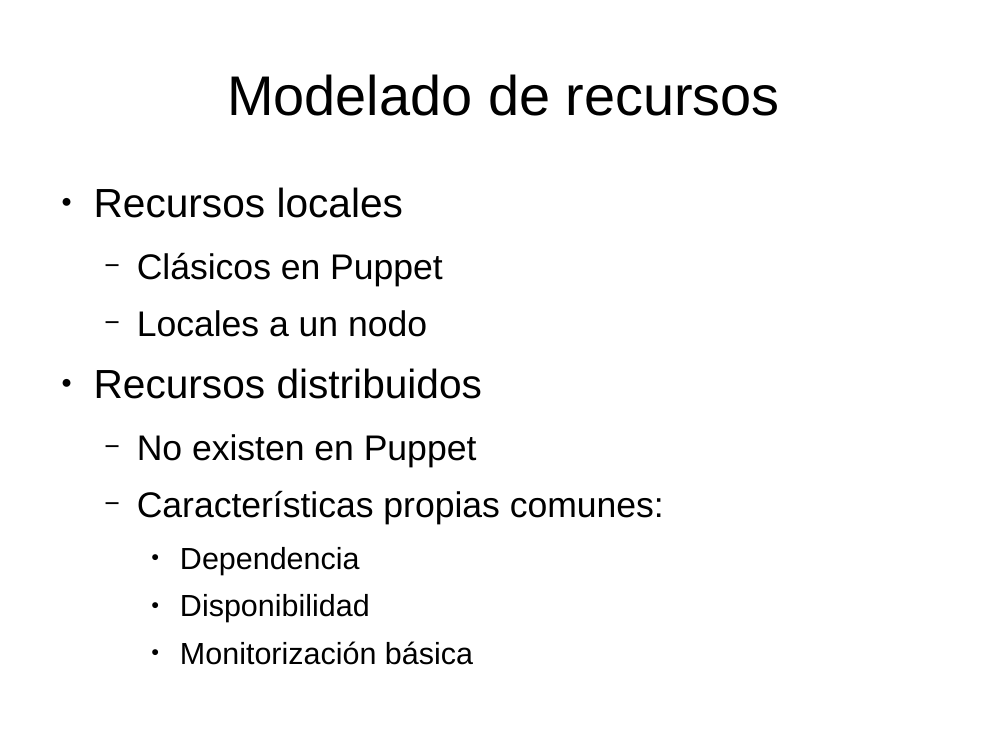
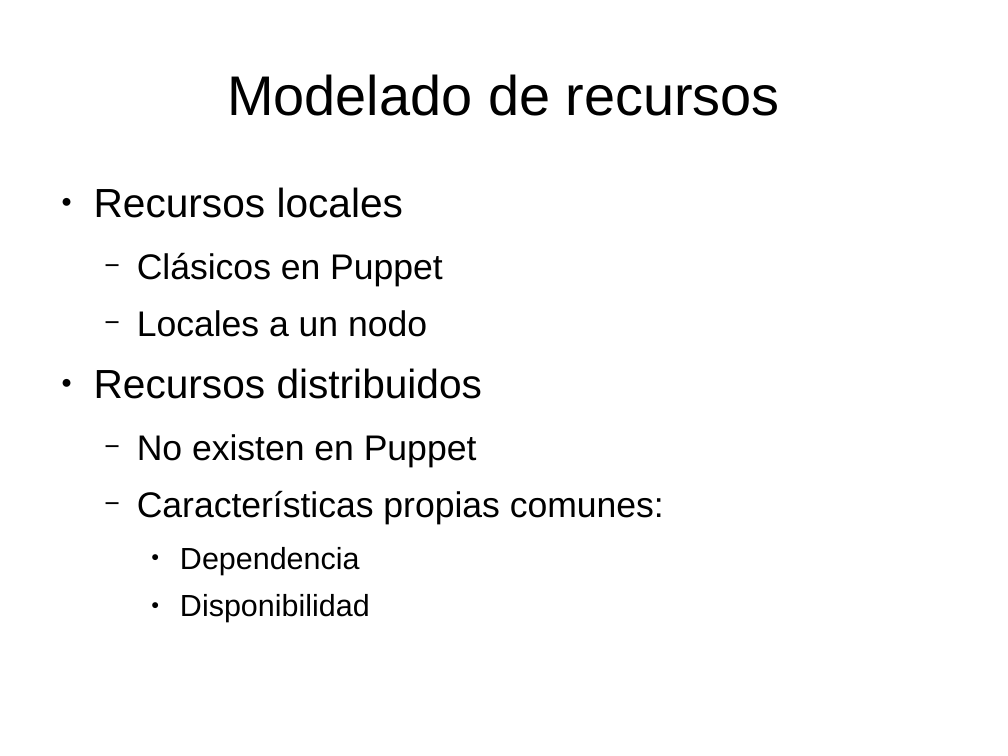
Before and after one commit to dcere/pfc, a slide deck: slide 7 of adm/presentacion/presentacion.odp. Drawn at 1008x756 pixels with LibreOffice and Linux fonts; fonts in the diff are those of the drawing. Boxes give left, top, right and bottom in pixels: in the first picture for what was removed or moved away, otherwise in the second. Text is boxed around its words. In the diff, an @@ line names an element or a change of style, - is before the commit and + after.

```diff
--- a/adm/presentacion/presentacion.odp
+++ b/adm/presentacion/presentacion.odp
@@ text at (180, 641, 473, 665): paragraph removed @@
-    ● Monitorización básica
```
Also in this commit, not shown: 1 other slide changed, 1 other file.
